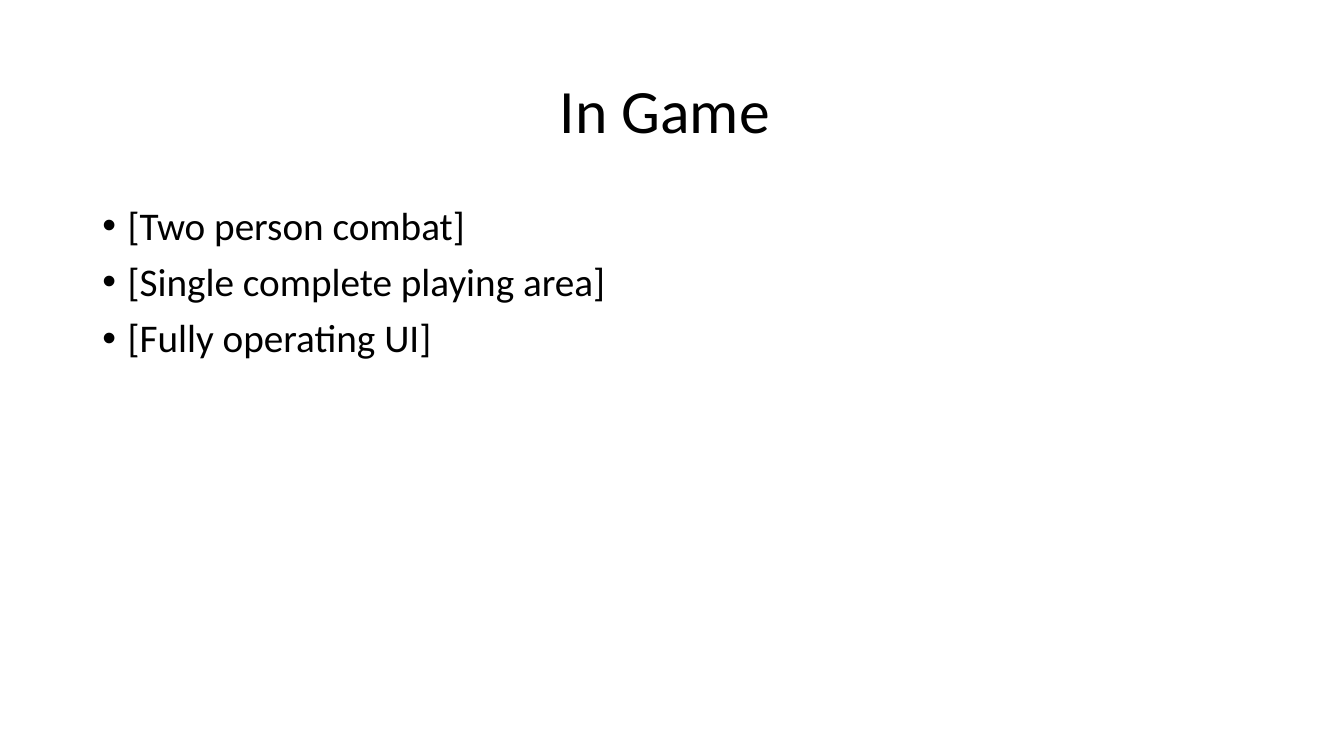
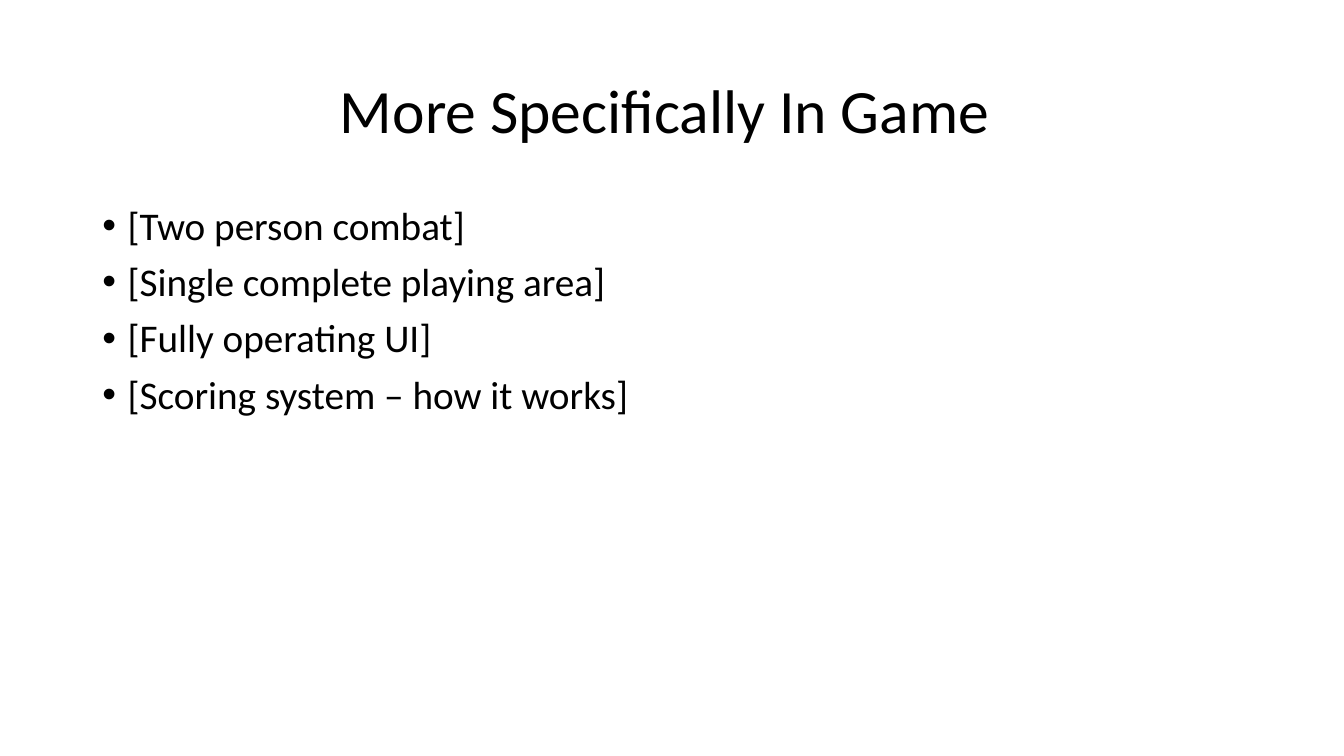
Before and after one commit to UoSGamesGroups/second-semester-s2-level-4-5-group-12, a slide deck: slide 5 of Assets/Research/Week 9.pptx (slide 3 before the commit). Drawn at 1344x756 pixels with LibreOffice and Linux fonts; fonts in the diff are those of the drawing. Boxes give left, top, right and bottom in pixels: in the first picture for what was removed or moved away, otherwise in the second. Text is boxed around its words. In the diff, an @@ line names an element or a change of style, - is before the commit and + after.

```diff
--- a/Assets/Research/Week 9.pptx
+++ b/Assets/Research/Week 9.pptx
@@ title at (x1=340, y1=90, x2=989, y2=143): text changed @@
-In Game
+More Specifically In Game
@@ text at (x1=128, y1=380, x2=628, y2=416): paragraph added @@
+• [Scoring system – how it works]
```
Also in this commit, not shown: 2 other slides changed, 5 slides added.
